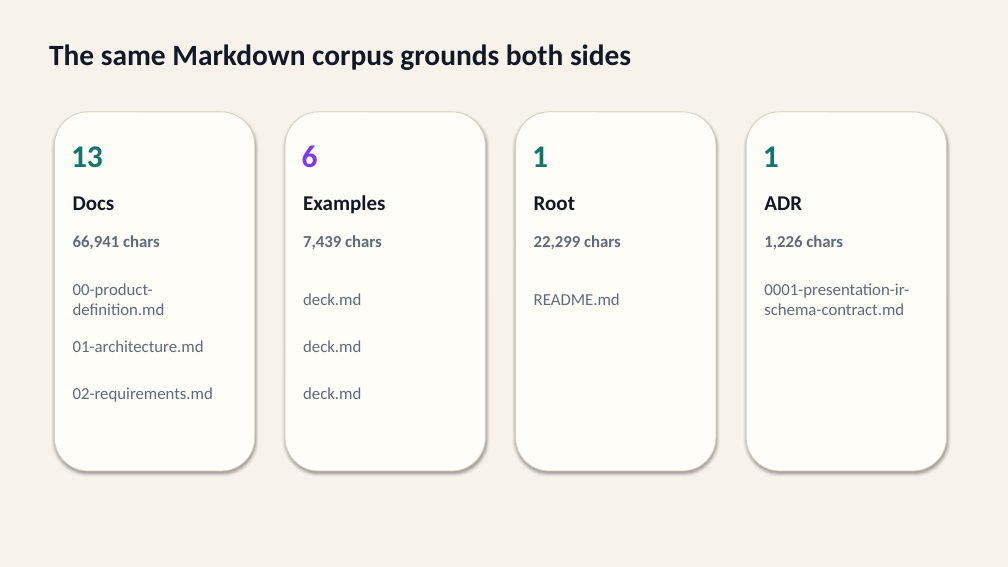
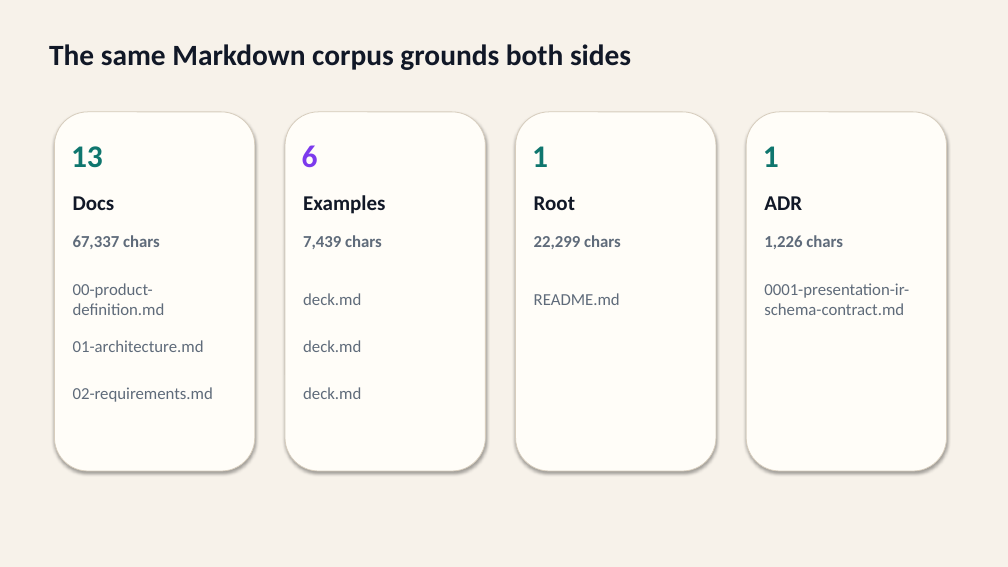
Before and after one commit to ch040602/mdpr-skill, a slide deck: slide 3 of artifacts/mdpr-vs-skill/mdpr-skill-from-actual-md-run.pptx. Drawn at 1008x567 pixels with LibreOffice and Linux fonts; fonts in the diff are those of the drawing. Boxes give left, top, right and bottom in pixels: in the first picture for what was removed or moved away, otherwise in the second. Text is boxed around its words. In the diff, an @@ line names an element or a change of style, - is before the commit and + after.

```diff
--- a/artifacts/mdpr-vs-skill/mdpr-skill-from-actual-md-run.pptx
+++ b/artifacts/mdpr-vs-skill/mdpr-skill-from-actual-md-run.pptx
@@ text at (73, 235, 160, 249): text changed @@
-66,941 chars
+67,337 chars
```
Also in this commit, not shown: 2 other slides changed, 10 other files.
